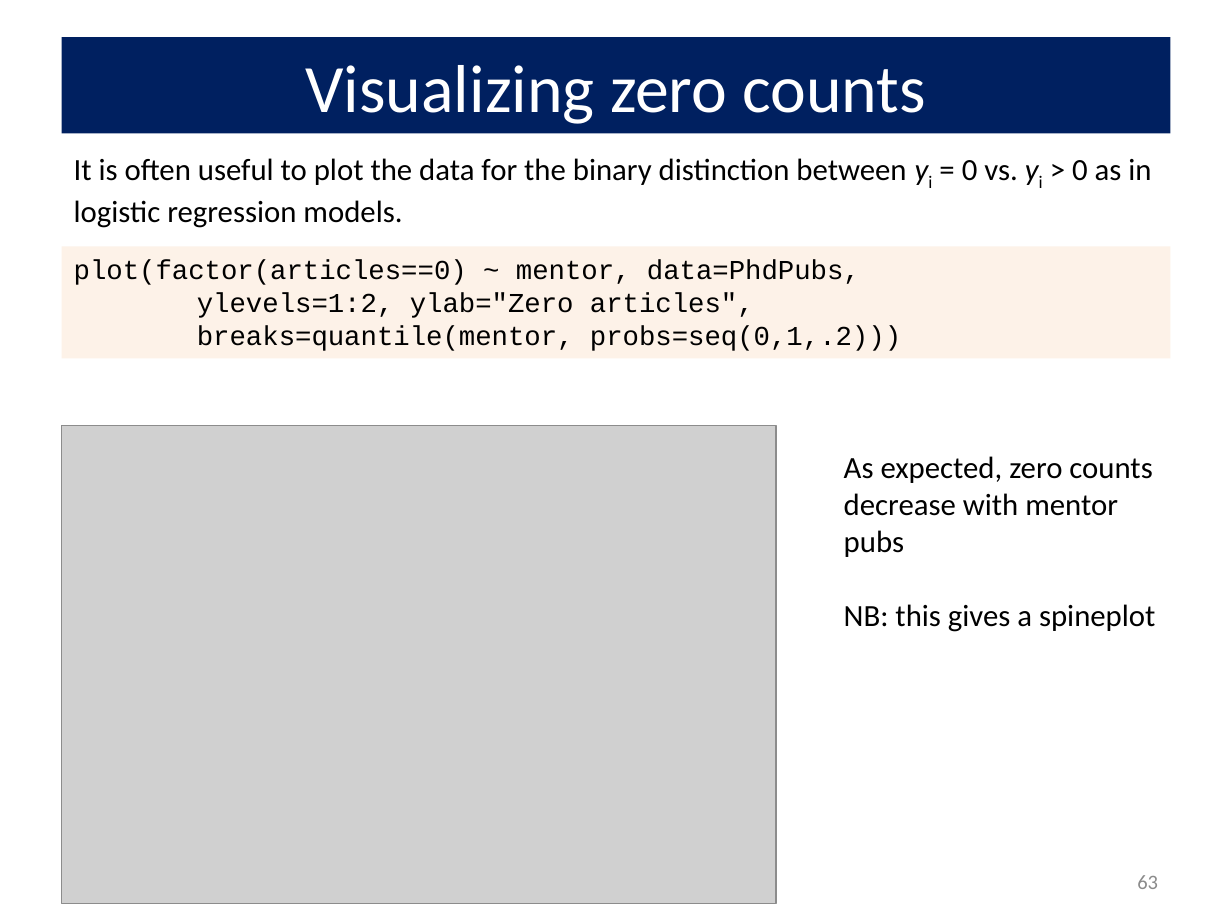
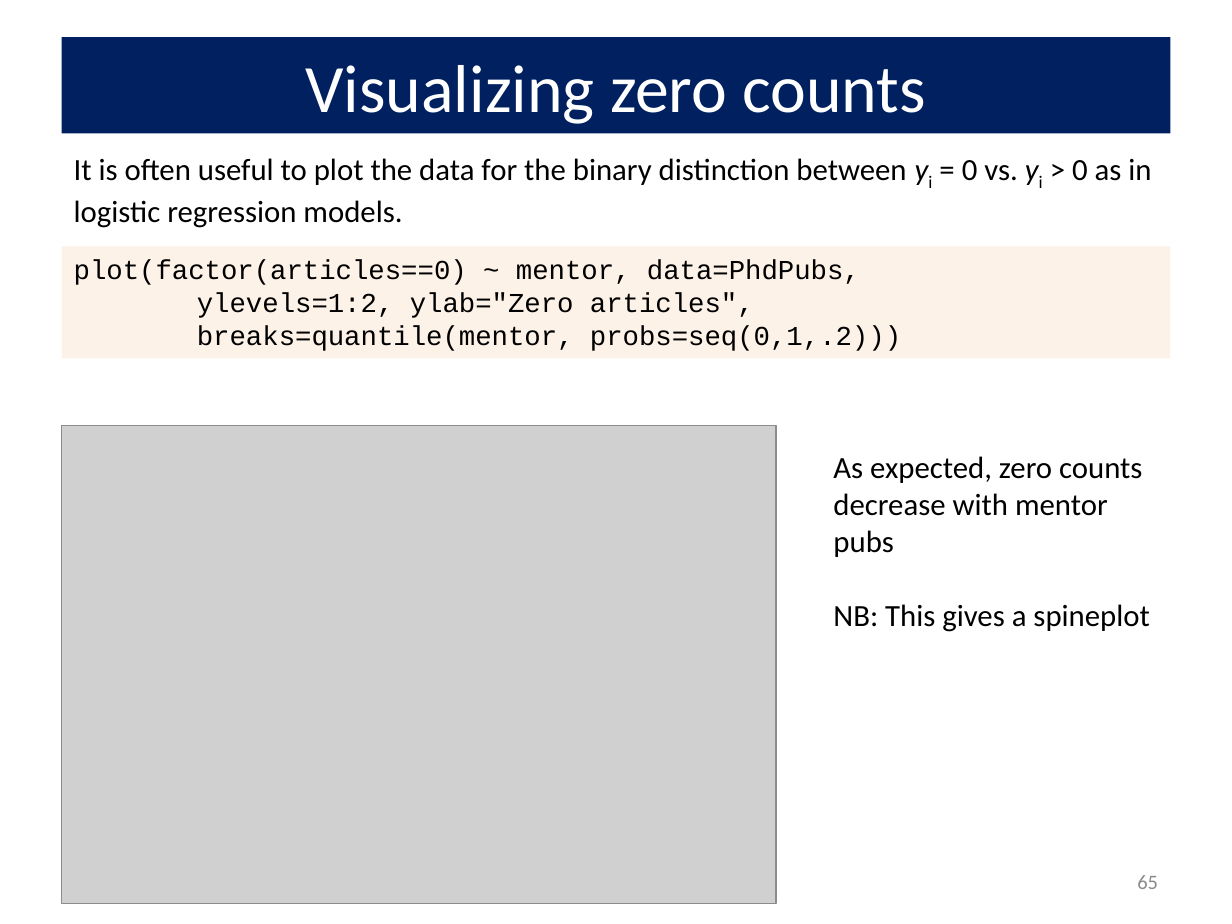
Before and after one commit to friendly/psy6136, a slide deck: slide 65 of lectures/09-CountData.pptx (slide 63 before the commit). Drawn at 1232x924 pixels with LibreOffice and Linux fonts; fonts in the diff are those of the drawing; grey boxes stand for pictures. Boxes give left, top, right and bottom in pixels: in the first picture for what was removed or moved away, otherwise in the second. Text is boxed around its words. In the diff, an @@ line names an element or a change of style, - is before the commit and + after.

Commit message:
update 09-CountData, tutorial

```diff
--- a/lectures/09-CountData.pptx
+++ b/lectures/09-CountData.pptx
@@ text "As expected, zero counts decrease ...": place and size @@
-text "As expected, zero counts decrease ..." at <box>844,456,1155,632</box>
+text "As expected, zero counts decrease ..." at <box>833,456,1149,632</box>
@@ text at <box>833,604,1149,632</box>: text changed @@
-NB: this gives a spineplot
+NB: This gives a spineplot
@@ page number at <box>1137,875,1158,889</box>: text changed @@
-63
+65
```
Also in this commit, not shown: 9 other slides changed, 2 slides added, 4 other files.
